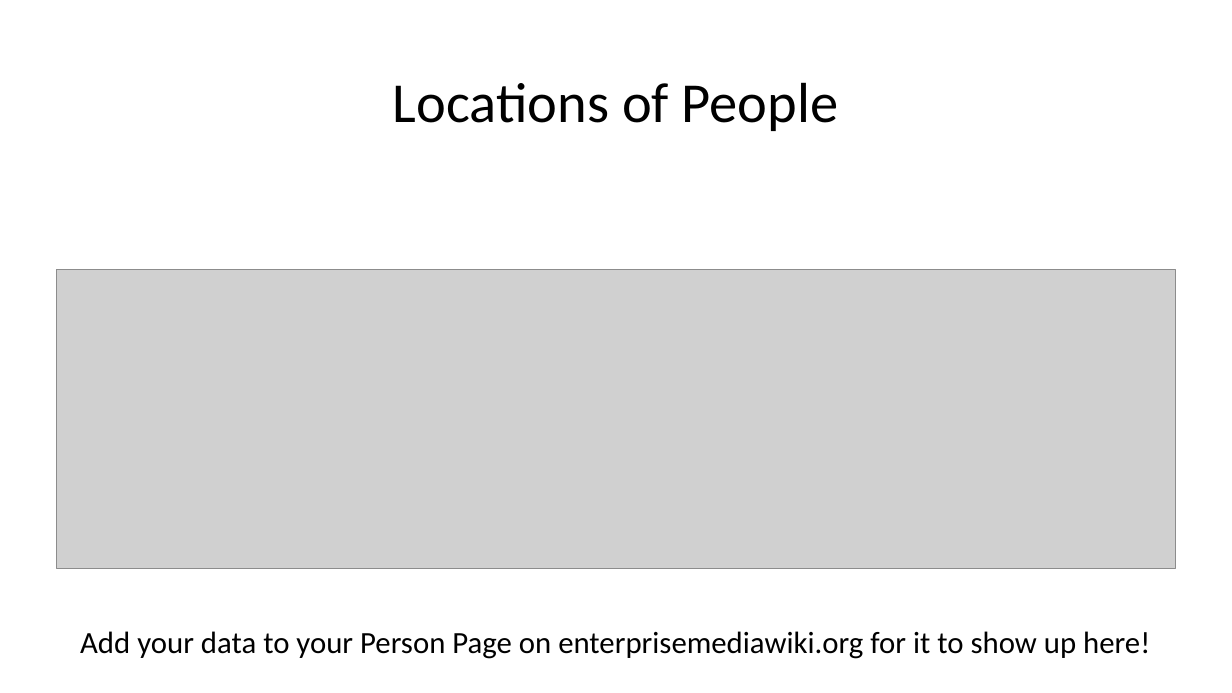
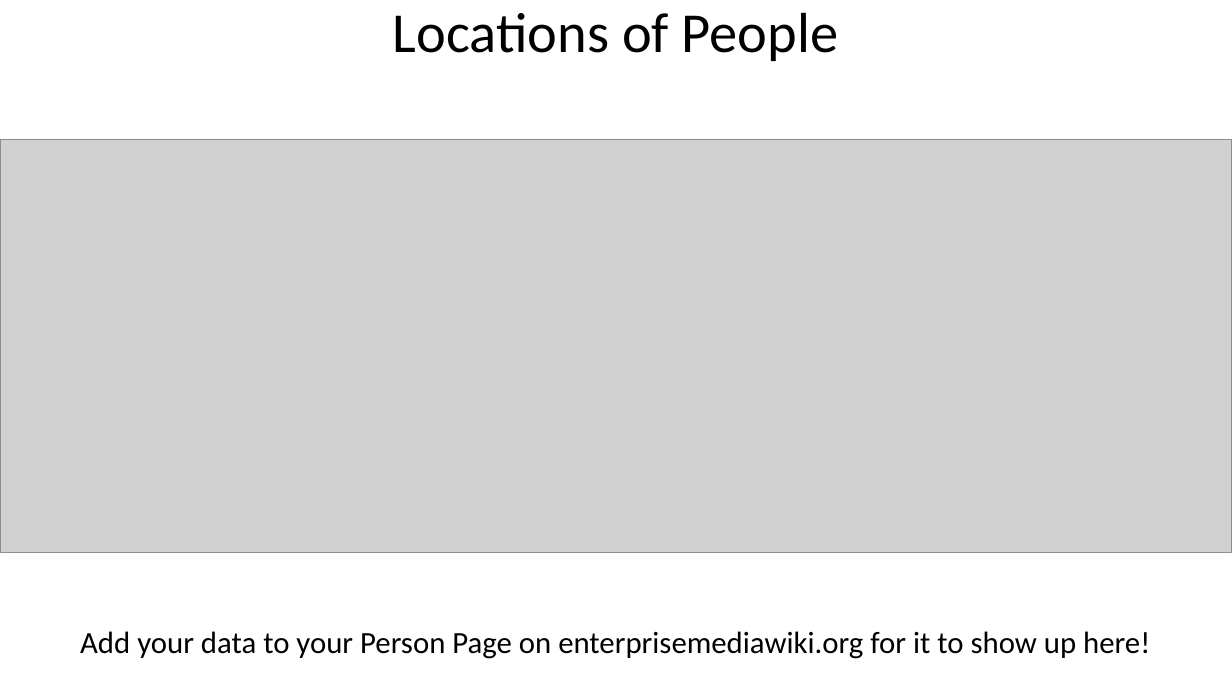
Before and after one commit to enterprisemediawiki/Conference, a slide deck: slide 5 of Screensaver for Conference.pptx. Drawn at 1232x693 pixels with LibreOffice and Linux fonts; fonts in the diff are those of the drawing; grey boxes stand for pictures. Boxes give left, top, right and bottom in pixels: in the first picture for what was removed or moved away, otherwise in the second. Text is boxed around its words. In the diff, an @@ line names an element or a change of style, - is before the commit and + after.

```diff
--- a/Screensaver for Conference.pptx
+++ b/Screensaver for Conference.pptx
@@ title "Locations of People": place and size @@
-title "Locations of People" at [393,82,839,131]
+title "Locations of People" at [393,12,839,61]
@@ picture: place and size @@
-picture at [56,270,1177,569]
+picture at [0,140,1232,552]
```
Also in this commit, not shown: 10 other slides changed, 11 other files.
